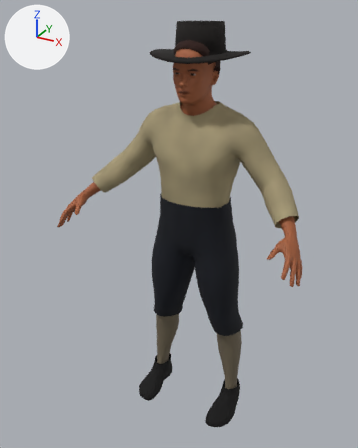
What one commit did to the glTF model assets/characters/buc2.glb.
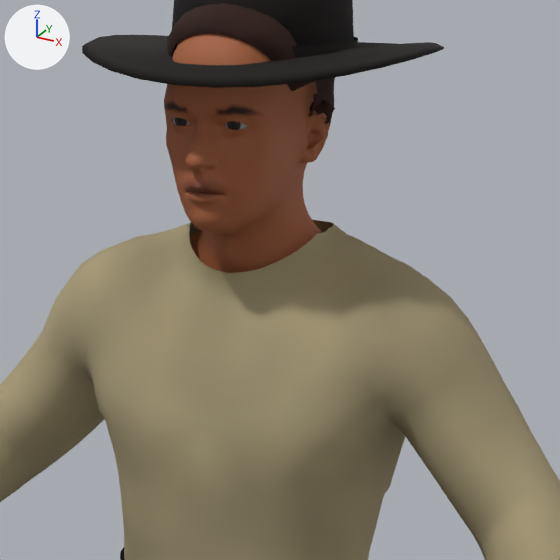
Each version is shown whole from a 50 mm lens placed at (0.861, -1.747, 1.733), pointed at (-0.054, -0.084, 0.901), then close up on the part from 35% to 79% of the width and 9% to 44% of the height. Lighting does not change. The marker at upper left points along +X, +Y and +Z. The last two pictures show the newer version.

In view in the first close-up: 'Body', 'Hair', 'Hat', 'Shirt' and 2 more.
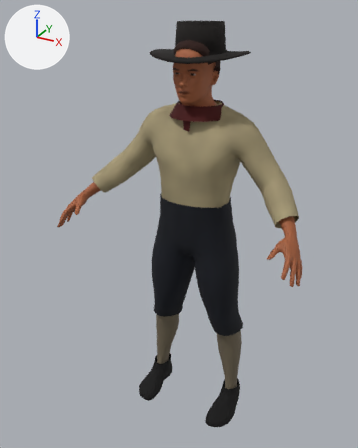
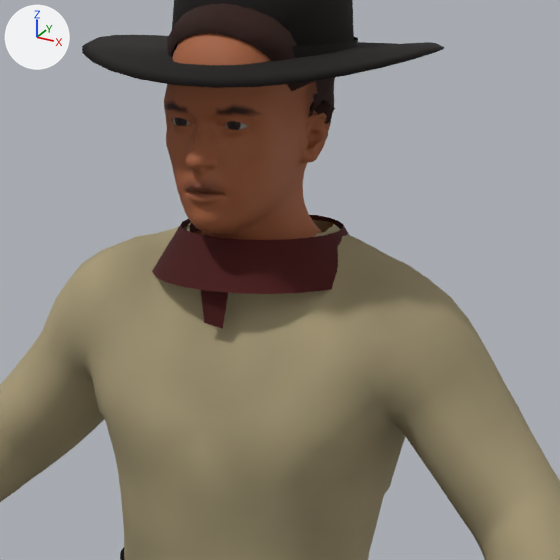
Diff of the bpy script that builds the scene:
```diff
--- a/assets/characters/buc2.glb.py
+++ b/assets/characters/buc2.glb.py
@@ mat_scarf @@
+mat_scarf = bpy.data.materials.new('Scarf')
+mat_scarf.use_nodes = True; mat_scarf.node_tree.nodes.clear()
+_N = mat_scarf.node_tree.nodes; _L = mat_scarf.node_tree.links
+n0 = _N.new('ShaderNodeBsdfPrincipled'); n0.name = 'Principled BSDF'
+n0.inputs[2].default_value = 0.9  # 'Roughness'
+n1 = _N.new('ShaderNodeOutputMaterial'); n1.name = 'Material Output'
+n2 = _N.new('ShaderNodeVertexColor'); n2.name = 'Color Attribute'
+_L.new(n0.outputs[0], n1.inputs[0])  # 'BSDF' to 'Surface'
+_L.new(n2.outputs[0], n0.inputs[0])  # 'Color' to 'Base Color'
@@ me_scarf @@
+me_scarf.from_pydata(...)  # 52 vertices, 50 faces; spans x -0.119..0.119, y -0.132..0.101, z 1.305..1.395
+me_scarf.materials.append(mat_scarf)
@@ ob_scarf @@
+ob_scarf = bpy.data.objects.new('Scarf', me_scarf)
+ob_scarf.location = (0.0, 0.0, 0.0)
```

Pixel boxes [x1, y1, x2, y2] of what changed, in the close-ups (560 x 560 px):
'Scarf', added (brown): after [152, 215, 349, 329]
